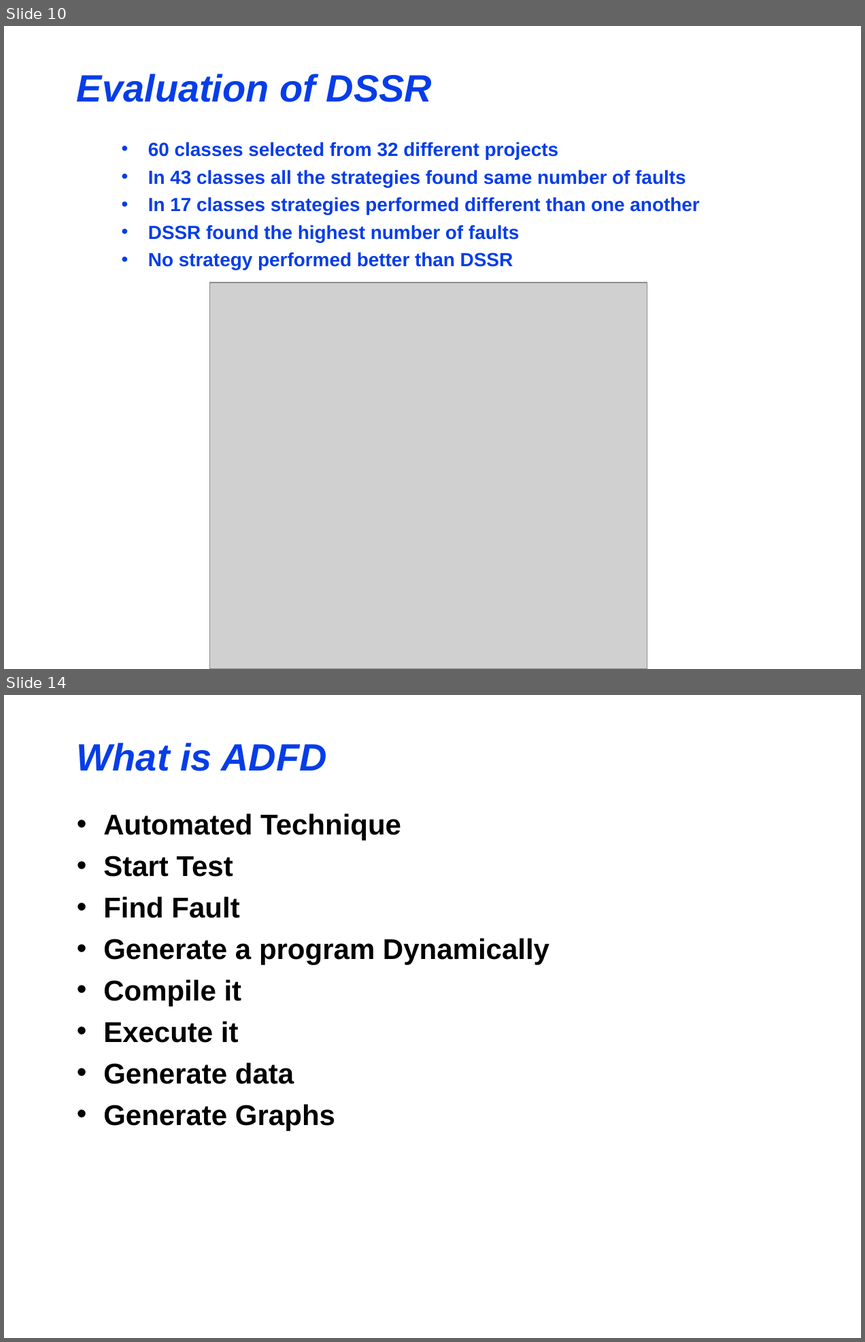
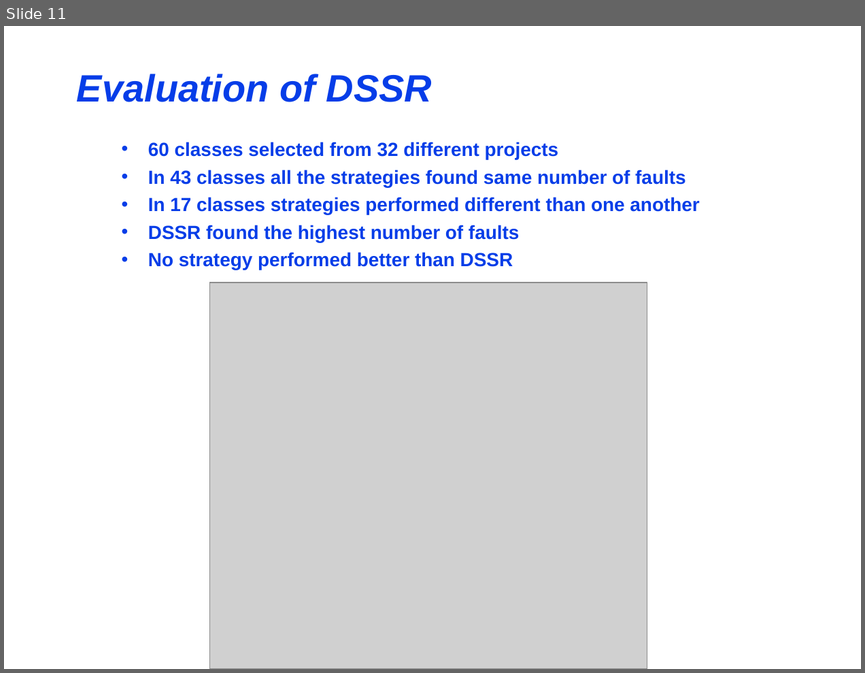
Before and after one commit to maochy/yeti-test, a slide deck: ThesisSeminar/ThesisSeminar.ppt. Shown one above the other, each under a label of ours: slides 10 and 14 before the commit, slide 11 after it; the slides between them are not shown. The pictures are 865x1342 and 865x673 pixels, drawn with LibreOffice and Linux fonts; fonts in the diff are those of the drawing; grey boxes stand for pictures. Boxes give left, top, right and bottom in pixels: in the first picture for what was removed or moved away, otherwise in the second. Text is boxed around its words. In the diff, an @@ line names an element or a change of style, - is before the commit and + after.

```diff
--- a/ThesisSeminar/ThesisSeminar.ppt
+++ b/ThesisSeminar/ThesisSeminar.ppt
@@ slide 14 removed at box(4, 695, 861, 1338), background #FFFFFF @@
@@ title removed at box(77, 743, 327, 771) @@
-What is ADFD
@@ text removed at box(103, 813, 549, 1130) @@
-• Automated Technique
-• Start Test
-• Find Fault
-• Generate a program Dynamically
-• Compile it
-• Execute it
-• Generate data
-• Generate Graphs
@@ what was slide 10 is now slide 11 @@
```
Also in this commit, not shown: 5 slides changed, 5 slides added, 6 other slides removed.
